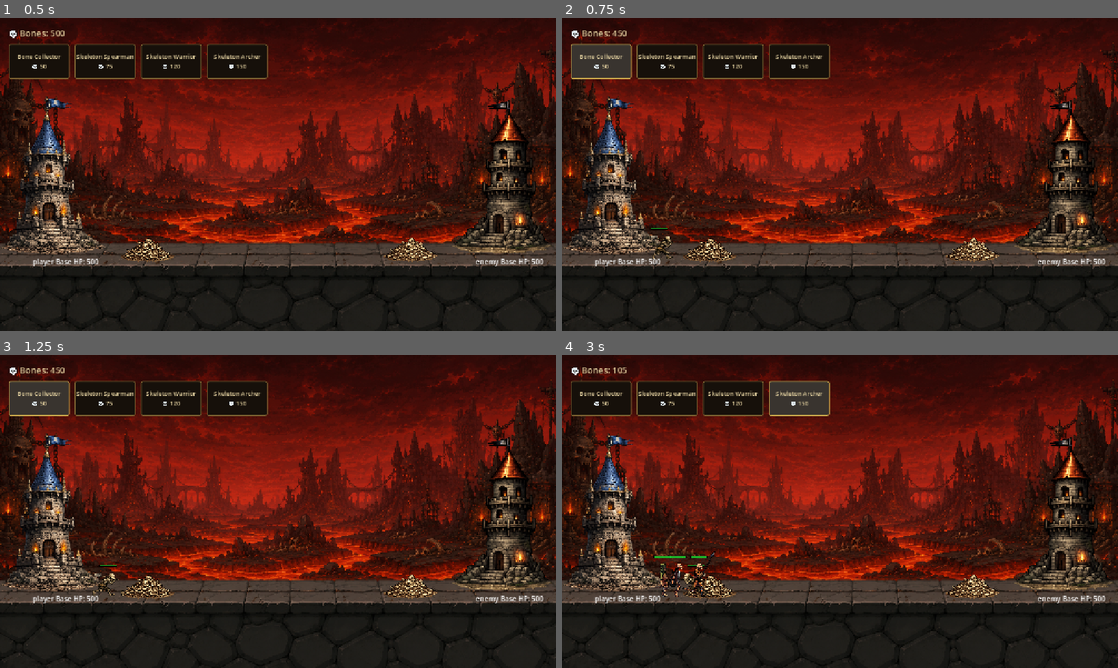
Above: before the commit, frames 1-4 (two rows, left to right).
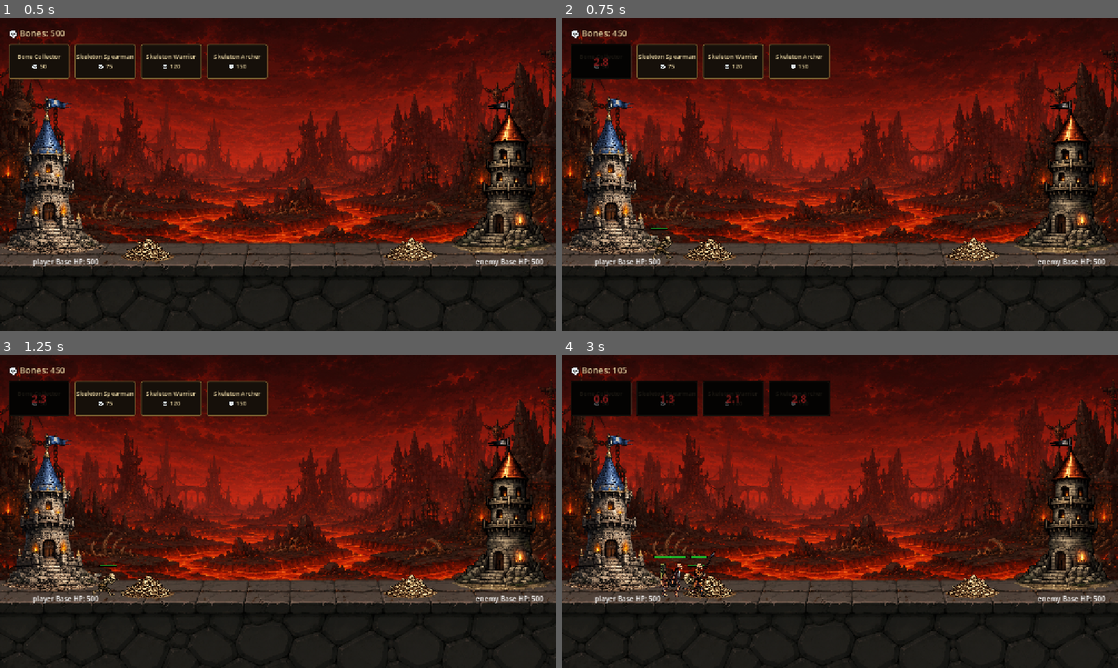
Above: after the commit, the same moments.

Repository: kyledeocades/BoneKingdom
Game: Godot game, scene res://scenes/Main.tscn
Same seed, same stepped clock (60 frames per second), same inputs: the game is played once before the commit and once after it.
Inputs:
- Up to frame 1 (0.5 s): no input
- Up to frame 2 (0.75 s): click "Bone Collector 💀 50" at 0.5 s
- Up to frame 3 (1.25 s): no input
- Up to frame 4 (3 s): click "Skeleton Spearman 💀 75" at 1.25 s; click "Skeleton Warrior 💀 120" at 2 s; click "Skeleton Archer 💀 150" at 2.75 s

Frame 1 is identical in both runs. In frame 2, 1.2% of the frame differs, in the area x 1-13%, y 8-20%; in frame 3, 1.2%; in frame 4, 2.2%, in the area x 1-49%, y 8-20%.
Error before the commit: Invalid call. Nonexistent function 'get_unit_cooldown' in base 'Node2D (GameController)'. (res://scripts/ui/UIController.gd:185)

Commit message:
Add files via upload

Diff:
--- a/scripts/controllers/GameController.gd
+++ b/scripts/controllers/GameController.gd
@@ -20,6 +20,9 @@
 var _pause_menu: PauseMenu
 var _result_overlay: GameResultOverlay
 
+# Track cooldowns for each unit type
+var _unit_cooldowns: Dictionary = {}  # unit_id -> time remaining
+
 func _ready():
 	add_to_group("main")
 
@@ -60,9 +63,15 @@
 	# Emit game started
 	_event_bus.game_started.emit()
 
-func _process(_delta):
-	if _game_state.game_over:
-		return
+func _process(delta):
+	if _game_state.game_over:
+		return
+
+	# Update cooldowns
+	for unit_id in _unit_cooldowns.keys():
+		_unit_cooldowns[unit_id] -= delta
+		if _unit_cooldowns[unit_id] <= 0:
+			_unit_cooldowns.erase(unit_id)
 
 	check_win_loss_condition()
 
@@ -98,6 +107,10 @@
 	if _game_state.game_over:
 		return
 
+	# Check if unit is on cooldown
+	if _unit_cooldowns.has(unit_id):
+		return
+
 	var stats = _unit_catalog.get_stats(unit_id)
 	if stats == null:
 		return
@@ -106,6 +119,9 @@
 		return
 
 	_spawn_manager.spawn_player_unit(unit_id)
+
+	# Start cooldown
+	_unit_cooldowns[unit_id] = stats.spawn_cooldown
 
 ## Handle bone earning for enemies and players
 func _on_bones_earned(amount: int, team: String) -> void:
@@ -216,3 +232,7 @@
 
 func add_enemy_bones(amount: int) -> void:
 	_game_state.add_enemy_bones(amount)
+
+## Get remaining cooldown for a unit type
+func get_unit_cooldown(unit_id: String) -> float:
+	return _unit_cooldowns.get(unit_id, 0.0)
